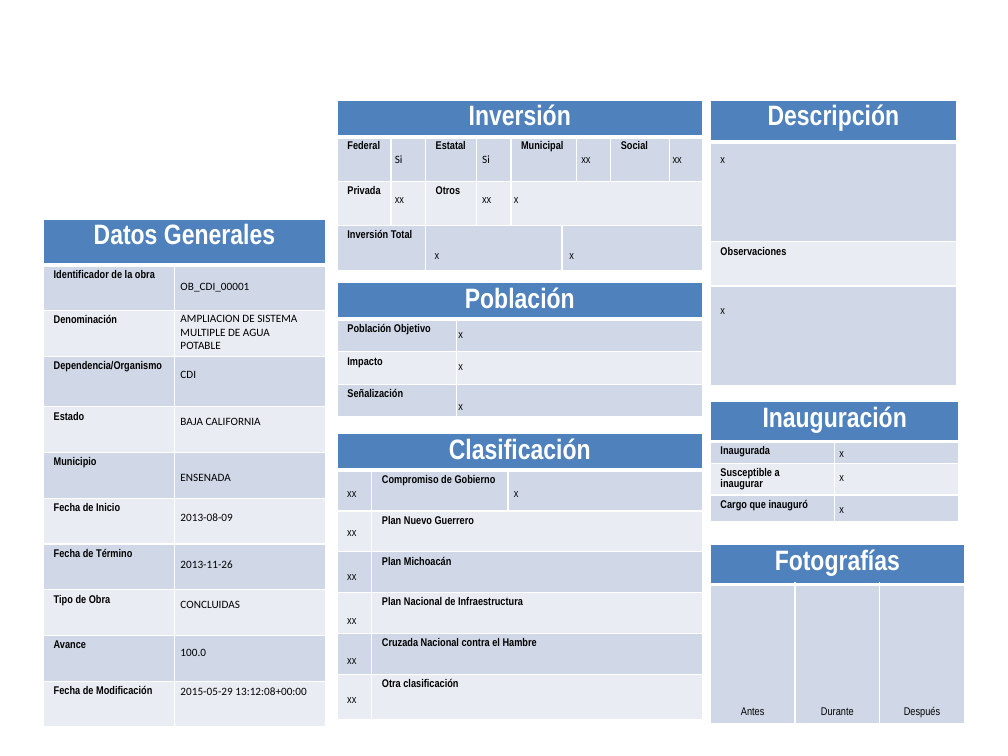
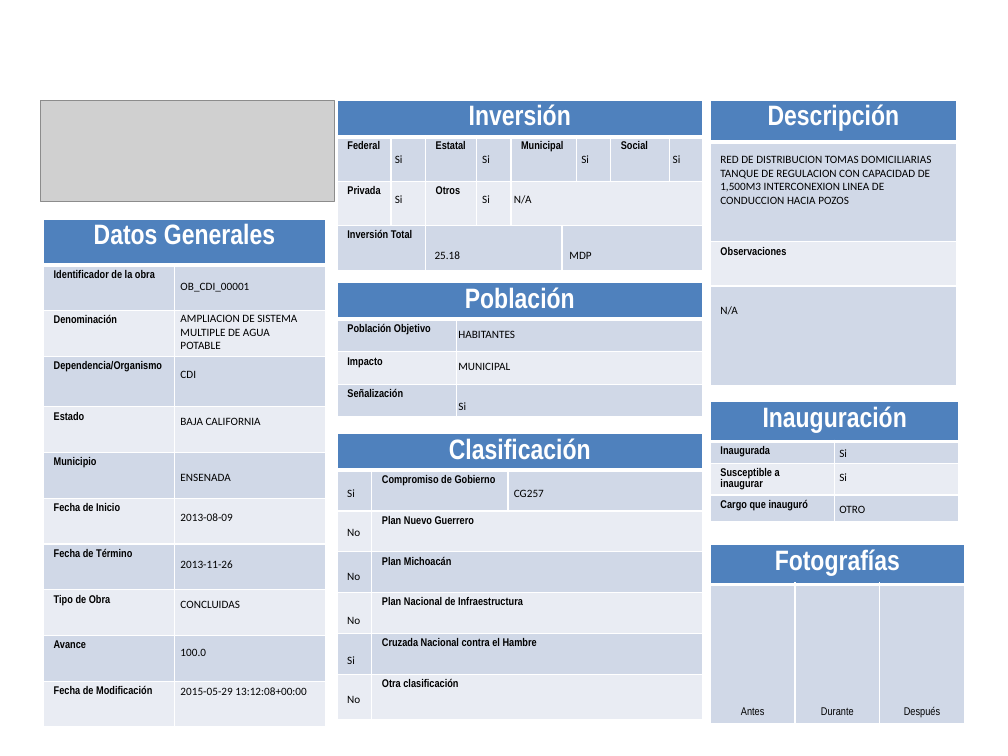
Before and after one commit to fpedro23/djangoObras, a slide deck: slide 1 of obras/static/ppt/ppt-generados/FichaTecnicaObras_1.pptx. Drawn at 1008x756 pixels with LibreOffice and Linux fonts; fonts in the diff are those of the drawing; grey boxes stand for pictures; background and template pictures are left out. Boxes give left, top, right and bottom in pixels: in the first picture for what was removed or moved away, otherwise in the second. Text is boxed around its words. In the diff, an @@ line names an element or a change of style, - is before the commit and + after.

```diff
--- a/obras/static/ppt/ppt-generados/FichaTecnicaObras_1.pptx
+++ b/obras/static/ppt/ppt-generados/FichaTecnicaObras_1.pptx
@@ picture added at (40, 101, 335, 202) @@
@@ text at (581, 155, 589, 163): text changed; font Arial Narrow to Calibri @@
-xx
+Si
@@ text at (673, 155, 681, 163): text changed; font Arial Narrow to Calibri @@
-xx
+Si
@@ text at (720, 155, 931, 204): text changed; font Arial Narrow to Calibri @@
-x
+RED DE DISTRIBUCION TOMAS DOMICILIARIAS TANQUE DE REGULACION CON CAPACIDAD DE 1,500M3 INTERCONEXION LINEA DE CONDUCCION HACIA POZOS
@@ text at (395, 195, 403, 203): text changed; font Arial Narrow to Calibri @@
-xx
+Si
@@ text at (482, 195, 490, 203): text changed; font Arial Narrow to Calibri @@
-xx
+Si
@@ text at (514, 195, 532, 204): text changed; font Arial Narrow to Calibri @@
-x
+N/A
@@ text at (435, 251, 461, 259): text changed; font Arial Narrow to Calibri @@
-x
+25.18
@@ text at (569, 251, 591, 259): text changed; font Arial Narrow to Calibri @@
-x
+MDP
@@ text at (720, 306, 738, 315): text changed; font Arial Narrow to Calibri @@
-x
+N/A
@@ text at (458, 330, 515, 338): text changed; font Arial Narrow to Calibri @@
-x
+HABITANTES
@@ text at (458, 362, 510, 370): text changed; font Arial Narrow to Calibri @@
-x
+MUNICIPAL
@@ text at (458, 402, 466, 410): text changed; font Arial Narrow to Calibri @@
-x
+Si
@@ text at (839, 449, 847, 457): text changed; font Arial Narrow to Calibri @@
-x
+Si
@@ text at (839, 473, 847, 481): text changed; font Arial Narrow to Calibri @@
-x
+Si
@@ text at (347, 489, 355, 497): text changed; font Arial Narrow to Calibri @@
-xx
+Si
@@ text at (514, 489, 544, 497): text changed; font Arial Narrow to Calibri @@
-x
+CG257
@@ text at (839, 505, 865, 513): text changed; font Arial Narrow to Calibri @@
-x
+OTRO
@@ text at (347, 529, 360, 536): text changed; font Arial Narrow to Calibri @@
-xx
+No
@@ text at (347, 573, 360, 580): text changed; font Arial Narrow to Calibri @@
-xx
+No
@@ text at (347, 617, 360, 624): text changed; font Arial Narrow to Calibri @@
-xx
+No
@@ text at (347, 656, 355, 664): text changed; font Arial Narrow to Calibri @@
-xx
+Si
@@ text at (347, 696, 360, 703): text changed; font Arial Narrow to Calibri @@
-xx
+No
```
Also in this commit, not shown: 3 other files.
